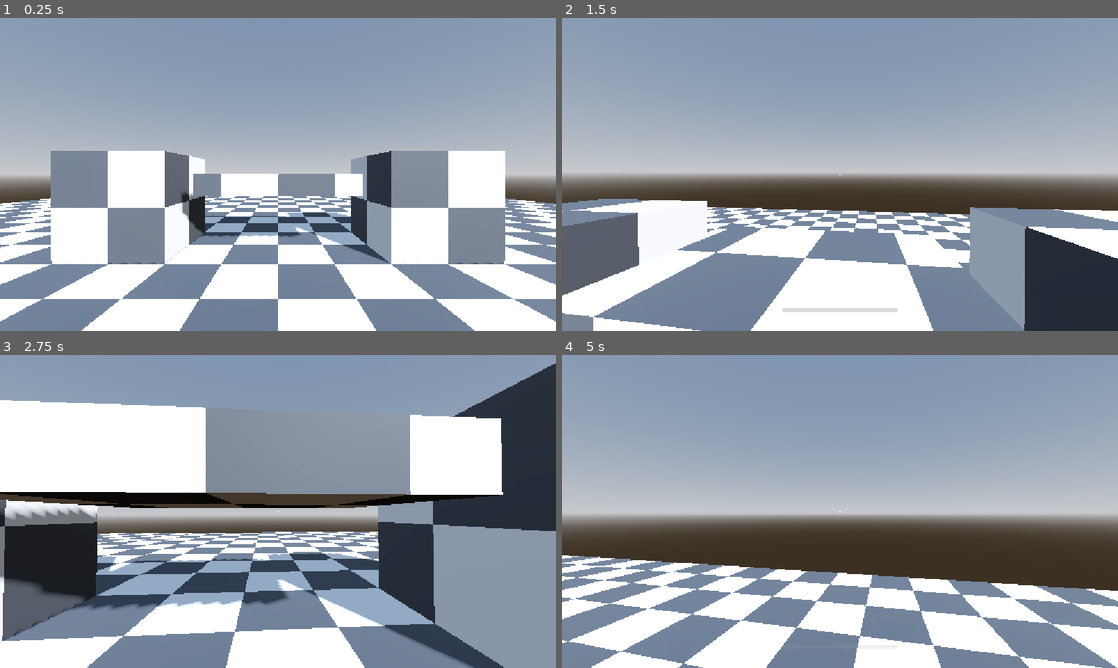
Above: before the commit, frames 1-4 (two rows, left to right).
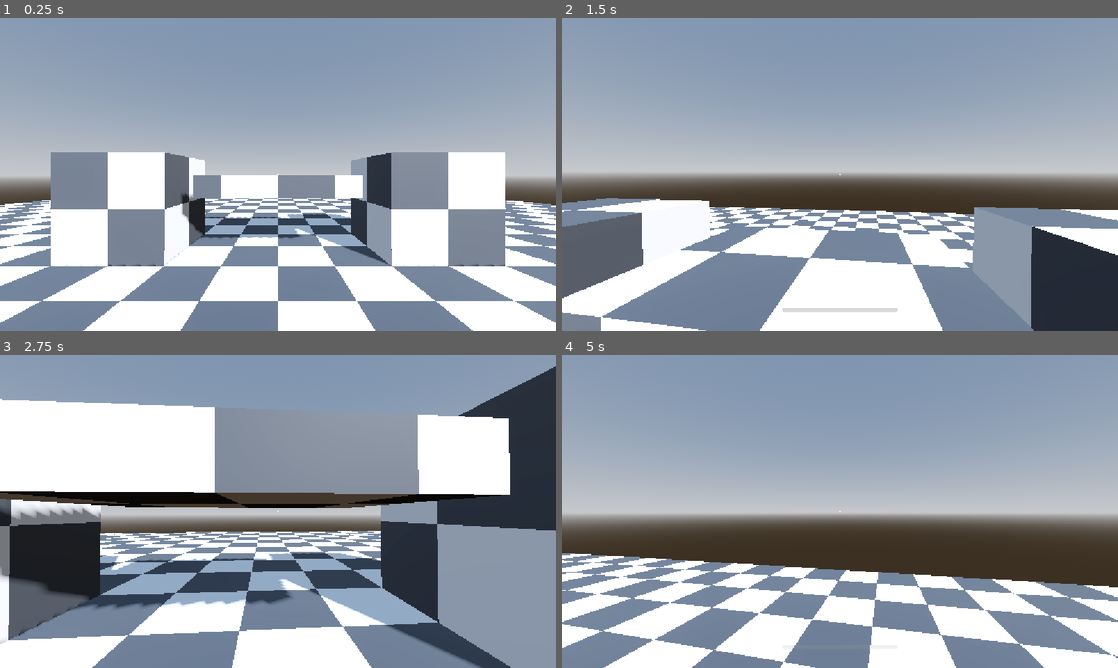
Above: after the commit, the same moments.

Repository: Tunwell1/test-game
Game: Godot game, scene res://main.tscn
Same seed, same stepped clock (60 frames per second), same inputs: the game is played once before the commit and once after it.
Inputs (mouse positions are in pixels of both pictures, inside the frame that each line leads up to):
- Up to frame 1 (0.25 s): no input
- Up to frame 2 (1.5 s): tap Enter at 0.5 s; move the mouse to (867, 174) at 0.52 s; hold Shift (sprint) 0.53-1.28 s; hold W (move_forward) from 0.53 s (still down); tap Space (jump) at 0.77, 0.8, 1.07, 1.35 s; move the mouse to (812, 174) at 1.27 s
- Up to frame 3 (2.75 s): keep holding W (move_forward); tap Space (jump) at 1.52, 1.82, 2.3 s; tap Shift (sprint) at 1.55 s; move the mouse to (289, 505) at 2.02 s; hold Ctrl (crouch) from 2.03 s (still down)
- Up to frame 4 (5 s): keep holding W (move_forward); move the mouse to (834, 517) at 2.77 s; release Ctrl (crouch) at 2.78 s; tap E (interact) at 2.85 s; tap Space (jump) at 3.02, 3.32, 3.77, 3.8, 4.07, 4.52, 4.82 s; tap Shift (sprint) at 3.05, 4.35 s; move the mouse to (878, 514) at 3.52 s; hold Shift (sprint) 3.53-4.28 s; move the mouse to (795, 508) at 4.27 s

The runs differ from the first frame. In frame 1, 5.2% of the frame differs, in the area x 0-100%, y 42-100%; in frame 2, 3.0%; in frame 3, 6.3%; in frame 4, 12%, in the area x 0-100%, y 63-100%.

Commit message:
Smooth walk/sprint transition and spring-based landing feel

Diff:
--- a/player.gd
+++ b/player.gd
@@ -69,10 +69,21 @@
 var stamina_regen_timer: float = 0.0
 var exhausted: bool = false
 var land_offset: float = 0.0
+var land_vel: float = 0.0
+var land_pitch: float = 0.0
+var bob_y: float = 0.0
 var fall_speed: float = 0.0
+var sprint_blend: float = 0.0
+var current_speed_limit: float = 4.5
 @export_group("Ощущение камеры")
 @export var tilt_max_deg: float = 1.5
-@export var land_dip_amount: float = 0.08
+@export var land_dip_amount: float = 0.12
+@export var land_pitch_deg: float = 2.5
+@export var land_spring: float = 400.0
+@export var land_damping: float = 22.0
+@export var sprint_lean_deg: float = 1.5
+@export var sprint_blend_speed: float = 3.0
+@export var speed_ramp: float = 8.0
 var footstep_timer: float = 0.0
 
 func _ready() -> void:
@@ -208,8 +219,14 @@
 		Stance.STANDING:
 			target_speed = walk_speed
 
-	var target_vel_x := move_dir.x * target_speed
-	var target_vel_z := move_dir.z * target_speed
+	# Плавный переход между скоростями (ходьба / бег / присед)
+	var ramp := speed_ramp if target_speed > current_speed_limit else speed_ramp * 1.5
+	current_speed_limit = move_toward(current_speed_limit, target_speed, ramp * delta)
+	# Степень «бега» 0..1 для камеры
+	sprint_blend = move_toward(sprint_blend, 1.0 if current_stance == Stance.SPRINTING else 0.0, sprint_blend_speed * delta)
+
+	var target_vel_x := move_dir.x * current_speed_limit
+	var target_vel_z := move_dir.z * current_speed_limit
 	var accel := ground_accel if is_on_floor() else air_accel
 	var friction := ground_friction if is_on_floor() else air_friction
 
@@ -259,17 +276,22 @@
 	if is_on_floor() and horizontal_speed > 0.5:
 		var speed_factor := horizontal_speed / walk_speed
 		bob_phase += delta * bob_freq * speed_factor
-		var bob_offset_y := sin(bob_phase) * bob_amp
-		var bob_offset_x := cos(bob_phase * 0.5) * (bob_amp * 0.6)
-		bob_node.position.y = lerpf(bob_node.position.y, bob_offset_y + land_offset, delta * 12.0)
+		var amp := bob_amp * lerpf(1.0, 1.7, sprint_blend)
+		var bob_offset_y := sin(bob_phase) * amp
+		var bob_offset_x := cos(bob_phase * 0.5) * (amp * 0.6)
+		bob_y = lerpf(bob_y, bob_offset_y, delta * 12.0)
 		bob_node.position.x = lerpf(bob_node.position.x, bob_offset_x, delta * 12.0)
 	else:
 		bob_phase = 0.0
-		bob_node.position = bob_node.position.lerp(Vector3(0.0, land_offset, 0.0), delta * 10.0)
+		bob_y = lerpf(bob_y, 0.0, delta * 10.0)
+		bob_node.position.x = lerpf(bob_node.position.x, 0.0, delta * 10.0)
+	bob_node.position.y = bob_y + land_offset
 
 func _apply_camera_feel(delta: float) -> void:
-	# Затухание «просадки» камеры после приземления
-	land_offset = lerpf(land_offset, 0.0, delta * 8.0)
+	# Пружина приземления: резкий толчок вниз с затухающим отскоком
+	land_vel += (-land_spring * land_offset - land_damping * land_vel) * delta
+	land_offset += land_vel * delta
+	land_pitch = lerpf(land_pitch, 0.0, delta * 7.0)
 
 	# Наклон камеры при движении вбок (strafe tilt)
 	var local_vel := global_transform.basis.inverse() * velocity
@@ -277,17 +299,16 @@
 	camera.rotation.z = lerpf(camera.rotation.z, target_roll, delta * 8.0)
 
 	# Лёгкий наклон головы вверх при прыжке/падении
-	var target_pitch := clampf(velocity.y * 0.004, -0.04, 0.04)
-	camera.rotation.x = lerpf(camera.rotation.x, target_pitch, delta * 6.0)
+	# + наклон вперёд при беге + толчок при приземлении
+	var target_pitch := clampf(velocity.y * 0.004, -0.04, 0.04) - sprint_blend * deg_to_rad(sprint_lean_deg) + land_pitch
+	camera.rotation.x = lerpf(camera.rotation.x, target_pitch, delta * 10.0)
 
 func _apply_fov_change(delta: float) -> void:
 	if not fov_change:
 		return
 
-	var target_fov: float = default_fov
-	if current_stance == Stance.SPRINTING and is_on_floor() and velocity.length() > walk_speed:
-		target_fov = default_fov + sprint_fov_boost
-
+	# FOV следует за плавным sprint_blend, а не за переключением состояния
+	var target_fov: float = default_fov + sprint_fov_boost * smoothstep(0.0, 1.0, sprint_blend)
 	camera.fov = lerpf(camera.fov, target_fov, delta * fov_transition_speed)
 
 func _handle_footsteps(delta: float) -> void:
@@ -334,8 +355,10 @@
 func _check_landing() -> void:
 	if not was_on_floor and is_on_floor():
 		landed.emit()
-		var impact := clampf(-fall_speed / jump_velocity, 0.0, 2.0)
-		land_offset = -impact * land_dip_amount
+		var impact := clampf(-fall_speed / jump_velocity, 0.0, 2.5)
+		if impact > 0.15:
+			land_vel = -impact * land_dip_amount * 12.0
+			land_pitch = impact * deg_to_rad(land_pitch_deg)
 		if footstep_audio:
 			footstep_audio.pitch_scale = randf_range(0.75, 0.9)
 			footstep_audio.volume_db = -9.0 + impact * 6.0
